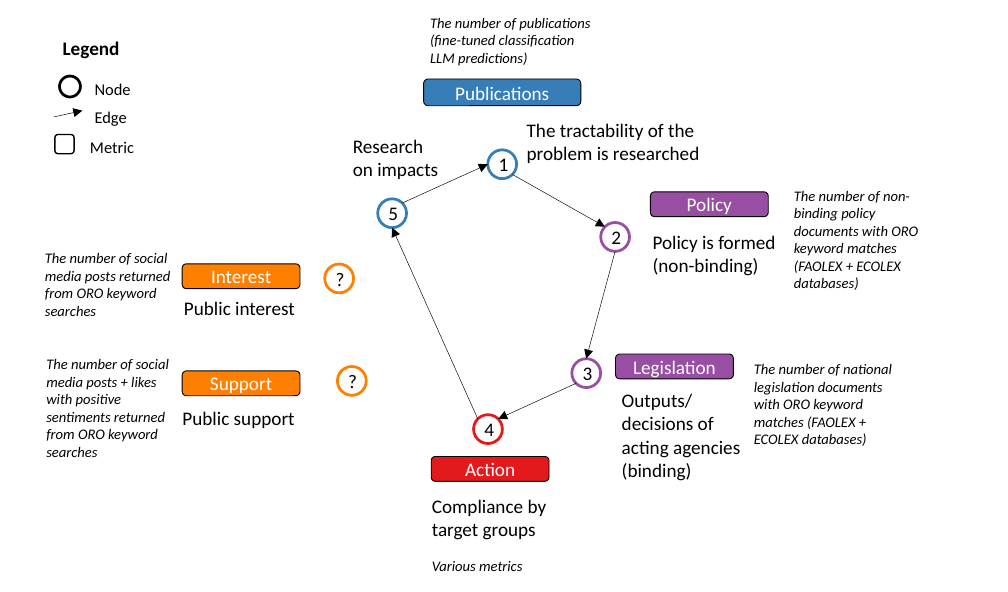
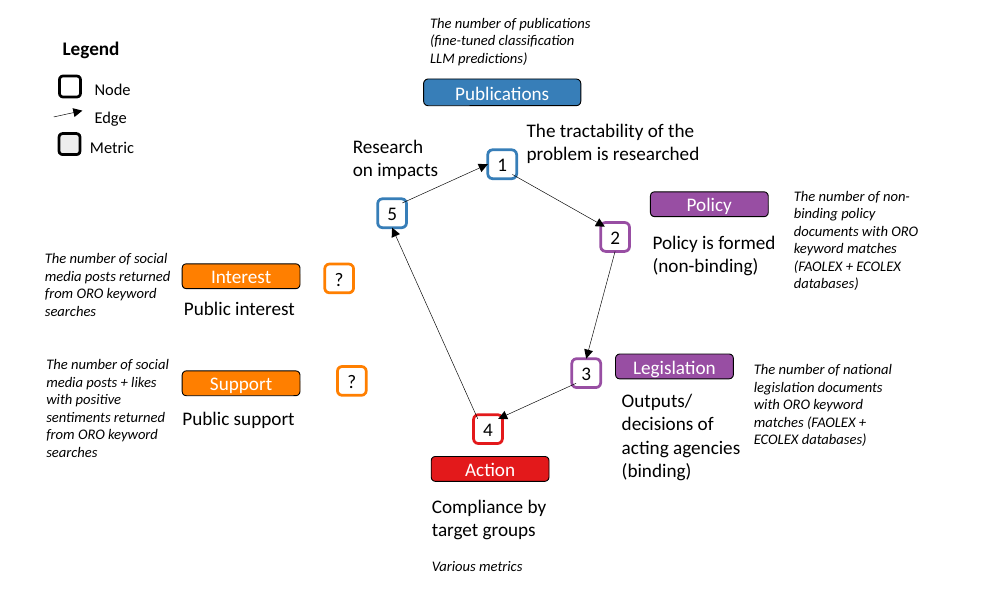
Before and after one commit to dveytia/ORO-product-1-mitigation, a slide deck: slide 1 of figures/main/conceptual_model/conceptual_model.pptx. Drawn at 1008x592 pixels with LibreOffice and Linux fonts; fonts in the diff are those of the drawing. Boxes give left, top, right and bottom in pixels: in the first picture for what was removed or moved away, otherwise in the second. Text is boxed around its words. In the diff, an @@ line names an element or a change of style, - is before the commit and + after.

```diff
--- a/figures/main/conceptual_model/conceptual_model.pptx
+++ b/figures/main/conceptual_model/conceptual_model.pptx
@@ rounded rectangle: place and size @@
-rounded rectangle at [55, 134, 74, 153]
+rounded rectangle at [59, 133, 80, 155]
@@ rounded rectangle at [59, 133, 80, 155]: fill #FFFFFF to #EDEDED; outline #000000 1.5 pt to #000000 3 pt @@
@@ ellipse to rounded rectangle in 8 elements at [488, 150, 517, 179], [601, 222, 630, 251], [572, 358, 601, 387], [473, 414, 502, 443], [378, 199, 407, 228], [59, 76, 80, 97], [325, 264, 354, 293], [337, 366, 366, 395] @@
```
Also in this commit, not shown: 18 other files.
